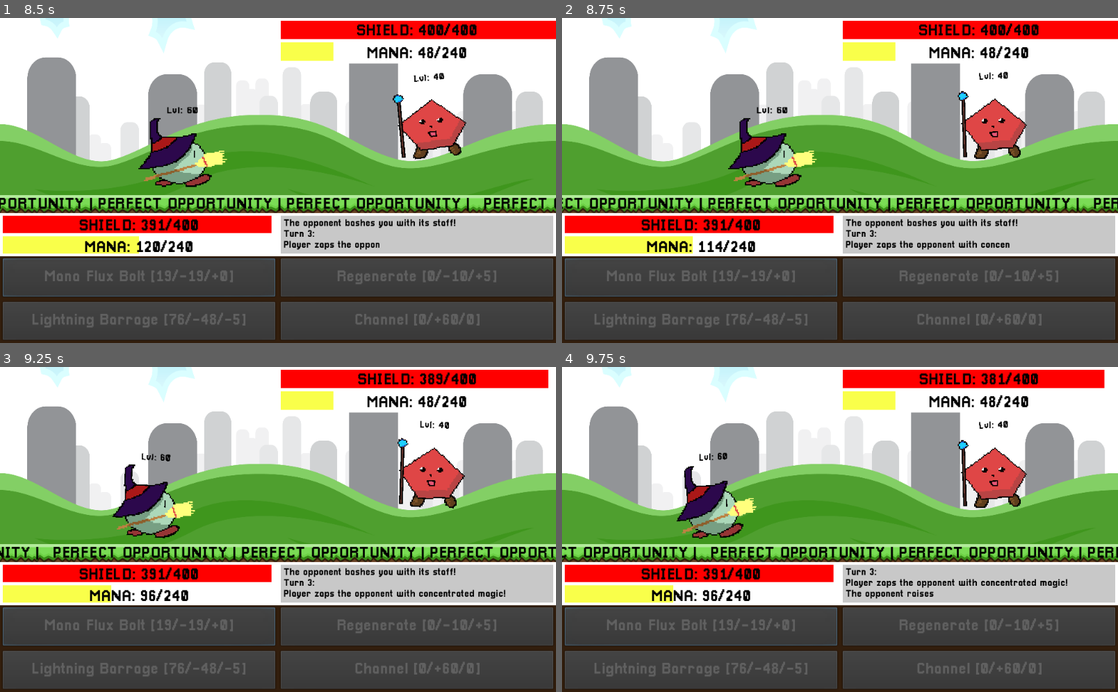
Above: before the commit, frames 1-4 (two rows, left to right).
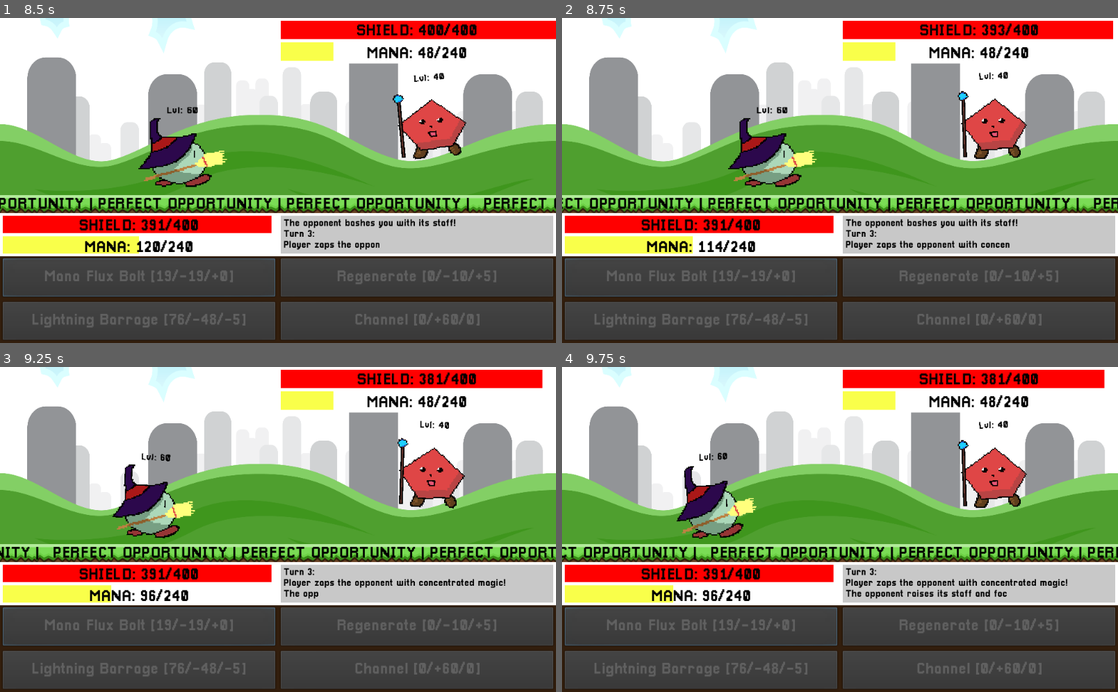
Above: after the commit, the same moments.

Repository: ArtlessAvian/kind-opponent
Game: Godot game, scene res://gameingame/BattleWView.tscn
Same seed, same stepped clock (60 frames per second), same inputs: the game is played once before the commit and once after it.
Inputs (mouse positions are in pixels of both pictures, inside the frame that each line leads up to):
- Up to frame 1 (8.5 s): click "Channel [0/+60/0]" at 0.5 s; tap Enter (ui_accept) at 1.25, 1.52, 2.27, 3.77, 4.52, 5.27, 6.77, 8.27 s; move the mouse to (417, 31) at 1.27 s; click (417, 31) at 1.35 s; move the mouse to (417, 53) at 2.02 s; click (417, 53) at 2.1 s; move the mouse to (139, 226) at 2.77 s; click (139, 226) at 2.85 s; move the mouse to (139, 248) at 3.52 s; click (139, 248) at 3.6 s; move the mouse to (417, 235) at 4.27 s; click (417, 235) at 4.35 s; move the mouse to (111, 131) at 5.02 s; click (111, 131) at 5.1 s; move the mouse to (305, 180) at 5.77 s; click (305, 180) at 5.85 s; move the mouse to (194, 99) at 6.52 s; click (194, 99) at 6.6 s; click "Mana Flux Bolt [24/-24/+0]" at 7.25 s; move the mouse to (400, 164) at 8.02 s; click (400, 164) at 8.1 s
- Up to frame 2 (8.75 s): no input
- Up to frame 3 (9.25 s): move the mouse to (166, 545) at 8.77 s; click (166, 545) at 8.85 s; tap Enter (ui_accept) at 9.02 s
- Up to frame 4 (9.75 s): move the mouse to (895, 458) at 9.52 s; click (895, 458) at 9.6 s

Frame 1 is identical in both runs. In frame 2, 0.4% of the frame differs, in the area x 64-100%, y 0-7%; in frame 3, 1.7%, in the area x 51-99%, y 0-72%; in frame 4, 0.1%.

Commit message:
oops

Diff:
--- a/GameUI.tscn
+++ b/GameUI.tscn
@@ -355,9 +355,11 @@
 anims/LoopingLabel = ExtResource( 21 )
 
 [connection signal="update_bars" from="BattleCanvas/PlayerRegion/PlayerSprite" to="UICanvas/EnemyUI/EnemyBars/EnemyAdvRegion/EnemyAdvBar" method="_on_Battle_update_bars"]
+[connection signal="update_bars" from="BattleCanvas/PlayerRegion/PlayerSprite" to="UICanvas/EnemyUI/EnemyBars/EnemyHPregion/EnemyHPBar" method="_on_Battle_update_bars"]
 [connection signal="update_bars" from="BattleCanvas/PlayerRegion/PlayerSprite" to="UICanvas/PlayerUI/PlayerBars/PlayerHPRegion/PlayerHealthBar" method="_on_Battle_update_bars"]
 [connection signal="update_bars" from="BattleCanvas/PlayerRegion/PlayerSprite" to="UICanvas/PlayerUI/PlayerBars/PlayerAdvRegion/EnemyAdvBar" method="_on_Battle_update_bars"]
 [connection signal="update_bars" from="BattleCanvas/EnemyRegion/EnemySprite" to="UICanvas/EnemyUI/EnemyBars/EnemyAdvRegion/EnemyAdvBar" method="_on_Battle_update_bars"]
+[connection signal="update_bars" from="BattleCanvas/EnemyRegion/EnemySprite" to="UICanvas/EnemyUI/EnemyBars/EnemyHPregion/EnemyHPBar" method="_on_Battle_update_bars"]
 [connection signal="update_bars" from="BattleCanvas/EnemyRegion/EnemySprite" to="UICanvas/PlayerUI/PlayerBars/PlayerHPRegion/PlayerHealthBar" method="_on_Battle_update_bars"]
 [connection signal="update_bars" from="BattleCanvas/EnemyRegion/EnemySprite" to="UICanvas/PlayerUI/PlayerBars/PlayerAdvRegion/EnemyAdvBar" method="_on_Battle_update_bars"]
 
--- a/gameingame/BattleWView.tscn
+++ b/gameingame/BattleWView.tscn
@@ -55,9 +55,9 @@
 [connection signal="enemy_action" from="Battle" to="BattleCanvas/EnemyRegion/EnemySprite" method="do_action"]
 [connection signal="player_action" from="Battle" to="BattleCanvas/PlayerRegion/PlayerSprite" method="do_action"]
 [connection signal="update_bars" from="Battle" to="UICanvas/EnemyUI/EnemyBars/EnemyHPregion/EnemyHPBar" method="_on_Battle_update_bars"]
+[connection signal="update_bars" from="Battle" to="UICanvas/EnemyUI/EnemyBars/EnemyAdvRegion/EnemyAdvBar" method="update_children"]
+[connection signal="update_bars" from="Battle" to="UICanvas/PlayerUI/PlayerBars/PlayerAdvRegion/EnemyAdvBar" method="_on_Battle_update_bars"]
 [connection signal="update_bars" from="Battle" to="UICanvas/PlayerUI/PlayerBars/PlayerHPRegion/PlayerHealthBar" method="update_children"]
-[connection signal="update_bars" from="Battle" to="UICanvas/PlayerUI/PlayerBars/PlayerAdvRegion/EnemyAdvBar" method="_on_Battle_update_bars"]
-[connection signal="update_bars" from="Battle" to="UICanvas/EnemyUI/EnemyBars/EnemyAdvRegion/EnemyAdvBar" method="update_children"]
 [connection signal="update_text" from="Battle" to="BattleCanvas/EnemyRegion/SpeechBubble/EnemyText" method="set_rand_line"]
 [connection signal="user_feedback" from="Battle" to="Panel/Control/RichTextLabel" method="_on_Battle_user_feedback"]
 [connection signal="button_down" from="UICanvas/PlayerUI/PlayerActions/Action1Region/Attack1Button" to="Battle" method="_on_button_down" binds= [ 0 ]]
